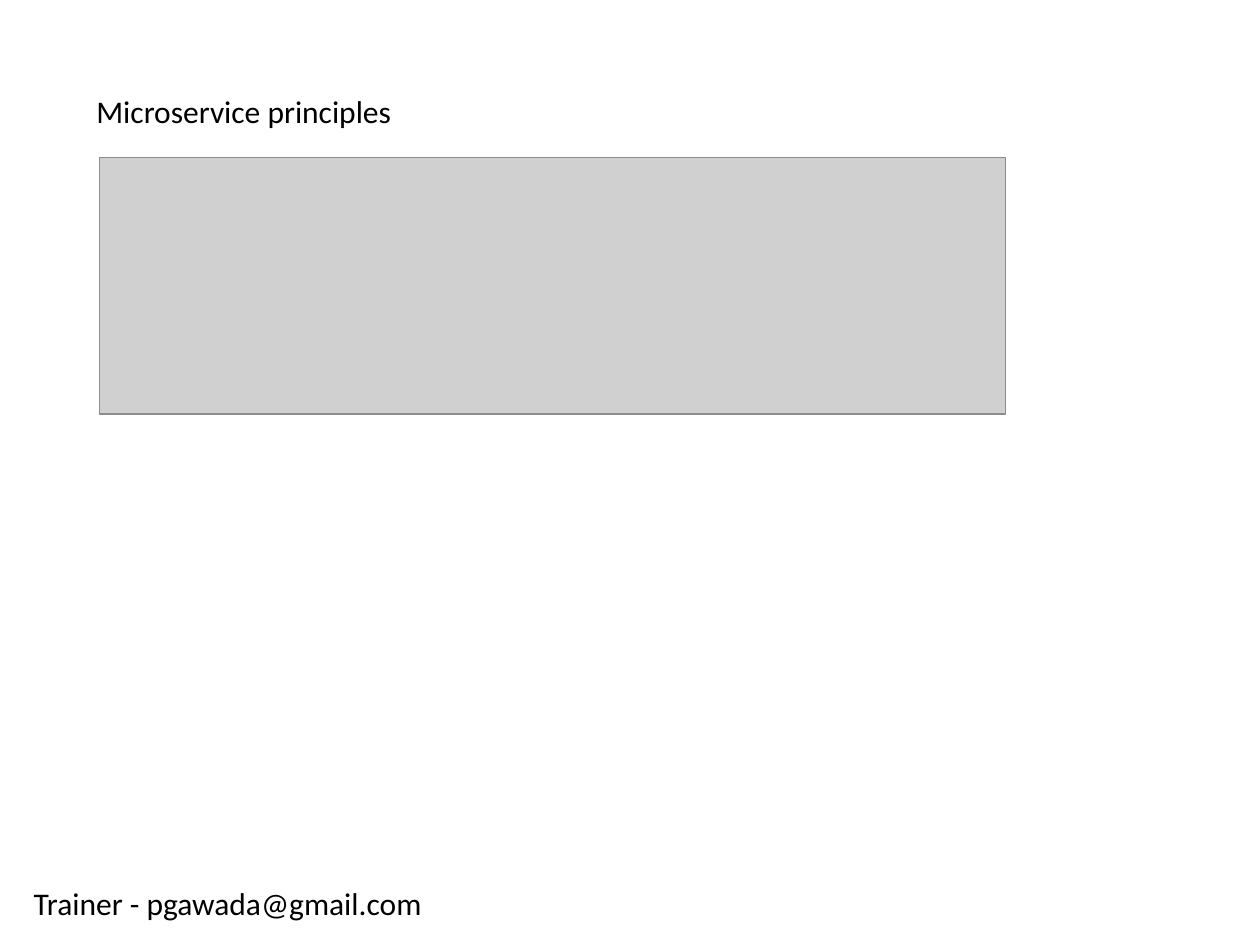
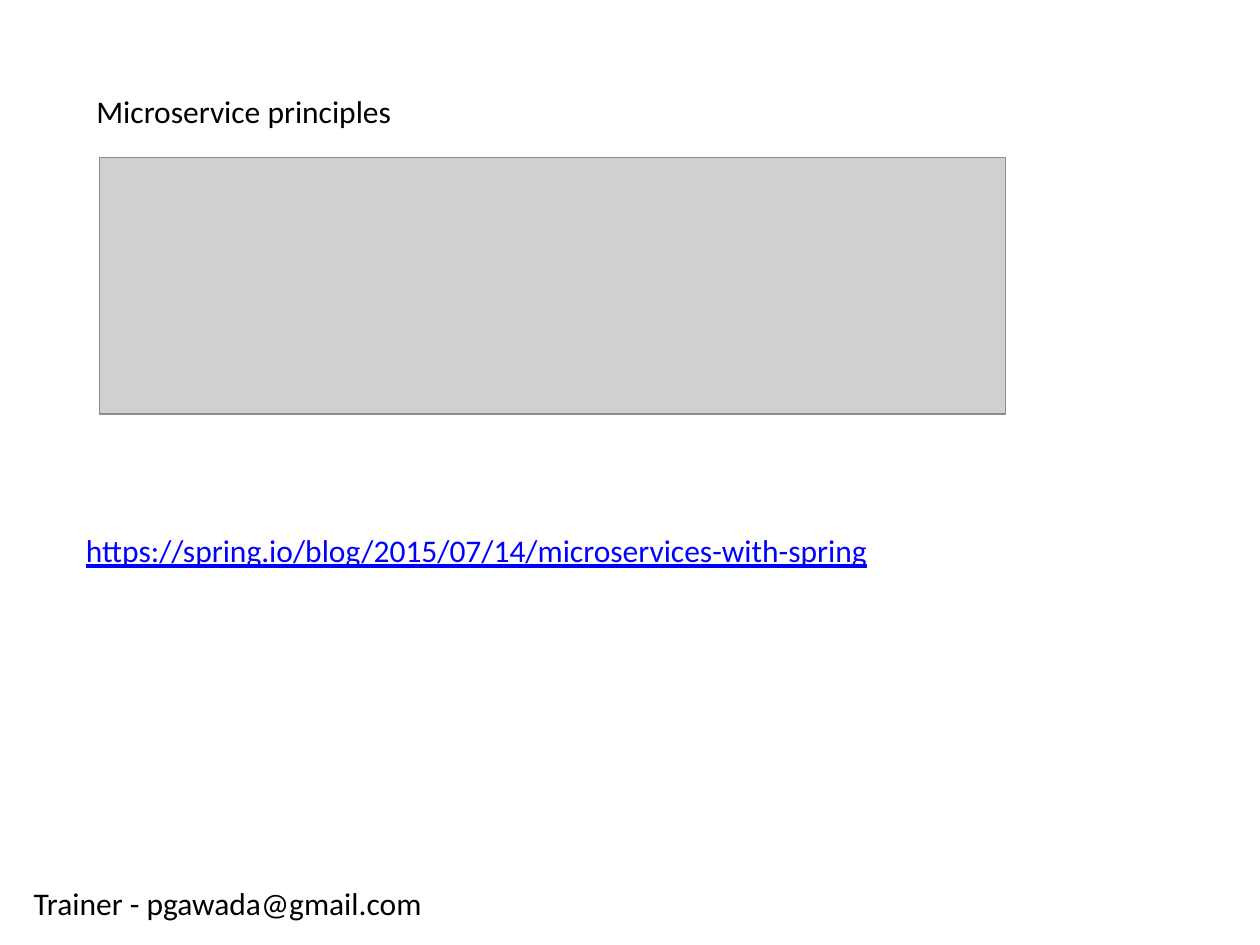
Before and after one commit to mdparthi/SpringBootApplication, a slide deck: slide 20 of info/SpringBootDocumentation.pptx. Drawn at 1260x945 pixels with LibreOffice and Linux fonts; fonts in the diff are those of the drawing; grey boxes stand for pictures. Boxes give left, top, right and bottom in pixels: in the first picture for what was removed or moved away, otherwise in the second. Text is boxed around its words. In the diff, an @@ line names an element or a change of style, - is before the commit and + after.

```diff
--- a/info/SpringBootDocumentation.pptx
+++ b/info/SpringBootDocumentation.pptx
@@ text added at (x1=86, y1=540, x2=867, y2=568), 18 pt, text #0000FF, underline @@
+https://spring.io/blog/2015/07/14/microservices-with-spring
```
Also in this commit, not shown: 1 slide added, 3 other files.
